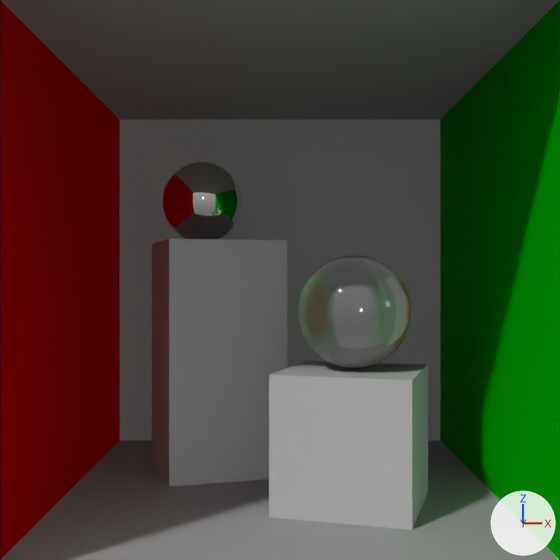
The Blender file project.blend as it was, and as the next commit left it.
Rendered twice from the file's camera 'Camera'. Every picture has the same lights, and +X, +Y and +Z are marked at lower right.

Objects in the first picture: 'chrome_sphere', 'glass_sphere', 'large_box', 'left_wall', 'right_wall', 'small_box', 'walls'.
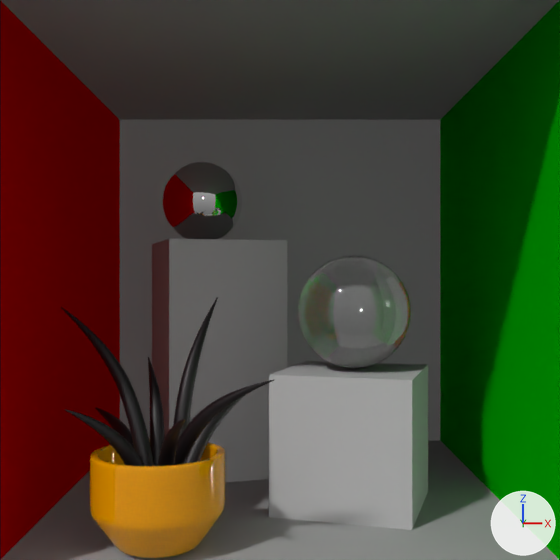
What differs and where, as boxes (x1, y1, x2, y2) in the pictures (560 x 560 px):
'Plant', added (orange)
    after: (90, 439, 225, 558)
'NurbsPath.018', added (black)
    after: (61, 297, 274, 466)

Edits to the bpy script that builds the scene:
```text
Add me_vert_002:
    me_vert_002.from_pydata([(0.0, 0.0, 0.0), (0.82, 0.0, 0.0), (1.37, 0.0, 0.73), (1.37, 0.0, 1.96), (1.32, 0.0, 0.67), (1.37, 0.0, 0.84), (0.88, 0.0, 0.08), (0.72, 0.0, 0.0), (1.37, 0.0, 1.92)], [(7, 1), (4, 2), (8, 3), (6, 4), (2, 5), (1, 6), (0, 7), (5, 8)], [])
    me_vert_002.materials.append(mat_material_003)  # orange #e79b00
Add cu_nurbspath:
    cu_nurbspath = bpy.data.curves.new('NurbsPath', 'CURVE')
    cu_nurbspath.dimensions = '3D'
    _sp = cu_nurbspath.splines.new('NURBS'); _sp.points.add(3)
    _sp.points.foreach_set('co', [-0.017, 0.0, -0.149, 1.0, 0.0837, 0.0, 1.181, 1.0, -0.507, 0.0621, 3.259, 1.0, -1.658, 0.0, 4.393, 1.0])
    _sp.points.foreach_set('radius', [0.499, 0.543, 0.397, 0.0318])
    _sp.order_u = 3
    _sp.order_v = 0
    _sp.use_endpoint_u = True
    _sp = cu_nurbspath.splines.new('NURBS'); _sp.points.add(3)
    _sp.points.foreach_set('co', [0.333, -0.264, -0.153, 1.0, 0.525, 0.197, 0.864, 1.0, 0.875, 1.471, 2.139, 1.0, 0.982, 2.789, 2.509, 1.0])
    _sp.points.foreach_set('radius', [0.499, 0.543, 0.397, 0.0318])
    _sp.order_u = 3
    _sp.order_v = 0
    _sp.use_endpoint_u = True
    _sp = cu_nurbspath.splines.new('NURBS'); _sp.points.add(3)
    _sp.points.foreach_set('co', [0.558, -0.36, -0.185, 1.0, 0.61, -0.488, 1.175, 1.0, 0.615, -1.441, 3.173, 1.0, 0.7, -2.799, 4.118, 1.0])
    _sp.points.foreach_set('radius', [0.499, 0.543, 0.397, 0.0318])
    _sp.order_u = 3
    _sp.order_v = 0
    _sp.use_endpoint_u = True
    _sp = cu_nurbspath.splines.new('NURBS'); _sp.points.add(3)
    _sp.points.foreach_set('co', [0.609, -0.301, -0.273, 1.0, 0.906, -0.31, 0.494, 1.0, 1.641, -0.67, 1.546, 1.0, 2.41, -1.175, 1.933, 1.0])
    _sp.points.foreach_set('radius', [0.499, 0.543, 0.397, 0.0318])
    _sp.order_u = 3
    _sp.order_v = 0
    _sp.use_endpoint_u = True
    _sp = cu_nurbspath.splines.new('NURBS'); _sp.points.add(3)
    _sp.points.foreach_set('co', [0.214, -0.403, -0.103, 1.0, 0.247, -0.393, 0.807, 1.0, -0.101, -0.697, 2.209, 1.0, -0.657, -1.299, 2.949, 1.0])
    _sp.points.foreach_set('radius', [0.499, 0.543, 0.397, 0.0318])
    _sp.order_u = 3
    _sp.order_v = 0
    _sp.use_endpoint_u = True
    _sp = cu_nurbspath.splines.new('NURBS'); _sp.points.add(3)
    _sp.points.foreach_set('co', [0.349, -0.436, -0.091, 1.0, 0.286, -0.819, 0.634, 1.0, -0.0523, -1.74, 1.537, 1.0, -0.413, -2.643, 1.759, 1.0])
    _sp.points.foreach_set('radius', [0.499, 0.543, 0.397, 0.0318])
    _sp.order_u = 3
    _sp.order_v = 0
    _sp.use_endpoint_u = True
    _sp = cu_nurbspath.splines.new('NURBS'); _sp.points.add(3)
    _sp.points.foreach_set('co', [0.574, -0.0931, -0.133, 1.0, 0.817, 0.162, 0.61, 1.0, 1.514, 0.81, 1.544, 1.0, 2.175, 1.511, 1.8, 1.0])
    _sp.points.foreach_set('radius', [0.499, 0.543, 0.397, 0.0318])
    _sp.order_u = 3
    _sp.order_v = 0
    _sp.use_endpoint_u = True
    _sp = cu_nurbspath.splines.new('NURBS'); _sp.points.add(3)
    _sp.points.foreach_set('co', [0.112, 0.103, -0.102, 1.0, -0.109, 0.177, 0.687, 1.0, -0.825, 0.519, 1.758, 1.0, -1.67, 0.863, 2.161, 1.0])
    _sp.points.foreach_set('radius', [0.499, 0.543, 0.397, 0.0318])
    _sp.order_u = 3
    _sp.order_v = 0
    _sp.use_endpoint_u = True
    cu_nurbspath.materials.append(mat_plant)  # black #0b0308
    cu_nurbspath.use_path = True
    cu_nurbspath.use_path_clamp = True
    cu_nurbspath.bevel_depth = 0.342
    cu_nurbspath.fill_mode = 'FULL'
    cu_nurbspath.use_fill_caps = True
Add ob_plant:
    ob_plant = bpy.data.objects.new('Plant', me_vert_002)  # modifiers SCREW, SOLIDIFY, SUBSURF
    ob_plant.location = (-4.0, 0.1, 0.1)
    ob_plant.rotation_euler = (0.0, 0.0, -2.235)  # degrees (0, 0, -128)
    ob_plant.scale = (0.452, 0.452, 0.452)
Add ob_nurbspath_018:
    ob_nurbspath_018 = bpy.data.objects.new('NurbsPath.018', cu_nurbspath)
    ob_nurbspath_018.parent = ob_plant
    ob_nurbspath_018.location = (-0.572, 0.0797, 0.9)
    ob_nurbspath_018.rotation_euler = (3.186, 3.227, 3.363)  # degrees (183, 185, 193)
    ob_nurbspath_018.scale = (1.07, 1.07, 1.07)
```
